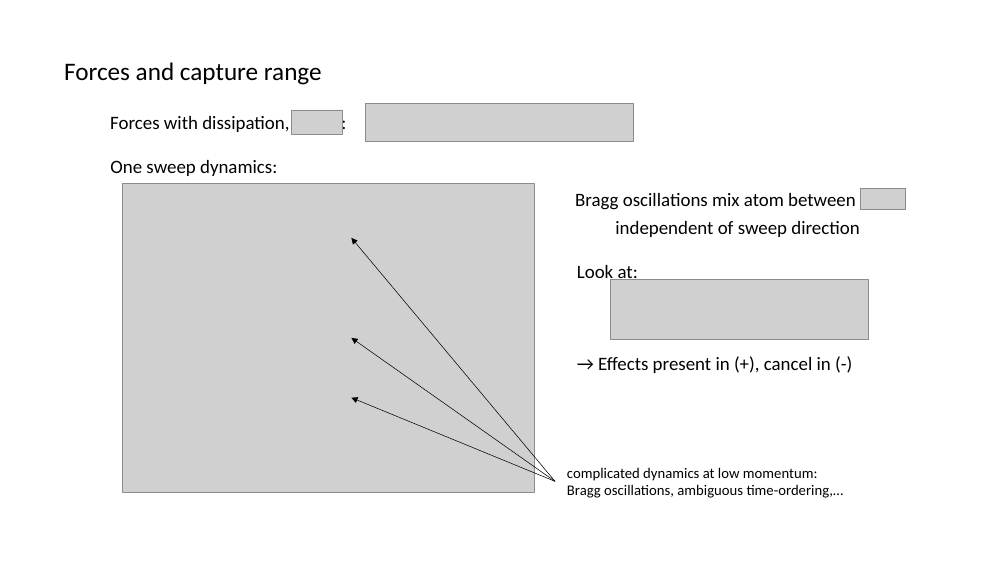
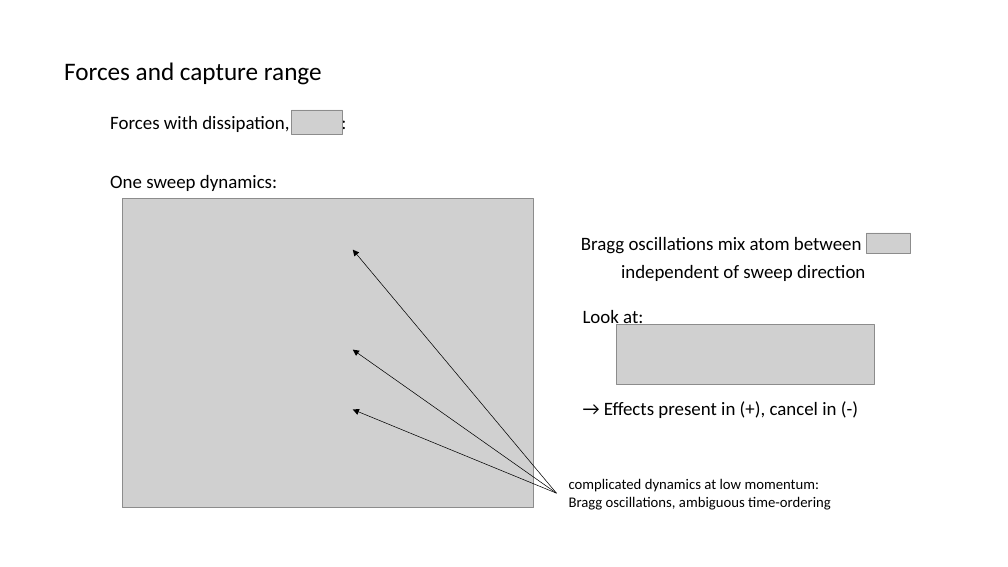
Before and after one commit to huanium/huanium, a slide deck: slide 28 of MIT PhD/ZGS/ZGS -Aug-26-2022/BUI-ZGS-Aug-26-2022.pptx (slide 9 before the commit). Drawn at 1008x567 pixels with LibreOffice and Linux fonts; fonts in the diff are those of the drawing; grey boxes stand for pictures. Boxes give left, top, right and bottom in pixels: in the first picture for what was removed or moved away, otherwise in the second. Text is boxed around its words. In the diff, an @@ line names an element or a change of style, - is before the commit and + after.

```diff
--- a/MIT PhD/ZGS/ZGS -Aug-26-2022/BUI-ZGS-Aug-26-2022.pptx
+++ b/MIT PhD/ZGS/ZGS -Aug-26-2022/BUI-ZGS-Aug-26-2022.pptx
@@ picture removed at [365,104,634,141] @@
@@ text "One sweep dynamics:": place and size @@
-text "One sweep dynamics:" at [110,160,277,176]
+text "One sweep dynamics:" at [110,175,277,191]
@@ picture: place and size @@
-picture at [123,184,534,493]
+picture at [123,199,534,508]
@@ 3 arrows: place and size @@
-3 arrows at [352,238,555,482]
+3 arrows at [353,250,557,493]
@@ 4 texts, 2 pictures: place and size @@
-4 texts, 2 pictures at [575,188,905,373]
+4 texts, 2 pictures at [581,233,910,418]
@@ text "complicated dynamics at low momentum:": place and size @@
-text "complicated dynamics at low momentum:" at [567,467,844,498]
+text "complicated dynamics at low momentum:" at [569,478,831,510]
@@ text at [569,496,831,510]: text changed @@
-Bragg oscillations, ambiguous time-ordering,…
+Bragg oscillations, ambiguous time-ordering
```
Also in this commit, not shown: 11 other slides changed, 17 slides added, 1 slide removed, 11 other files.
